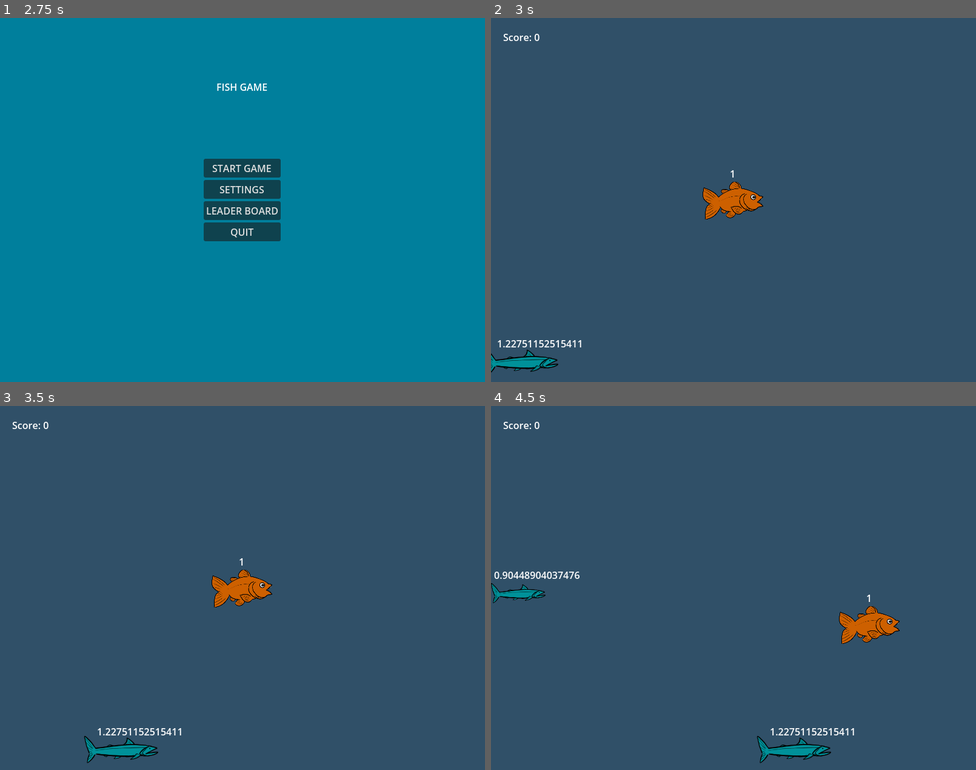
Above: before the commit, frames 1-4 (two rows, left to right).
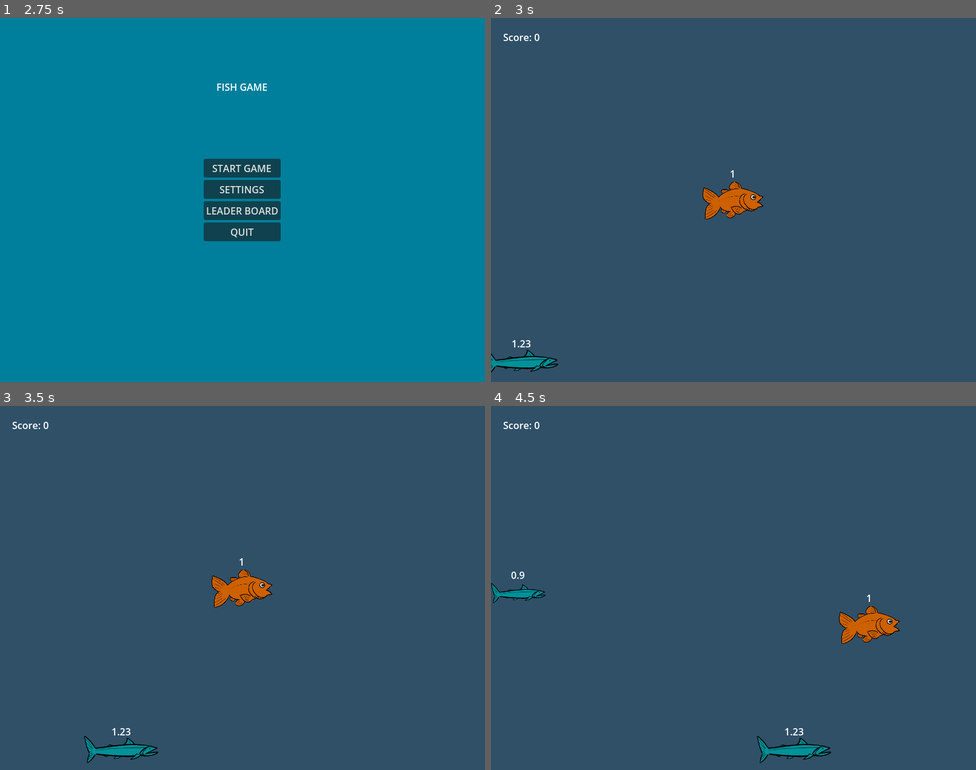
Above: after the commit, the same moments.

Repository: CatNine9/FishGame
Game: Godot game, scene res://UI/MainMenu.tscn
The game is run twice, just before and just after one commit, with the same random seed, the same clock (stepped at 60 frames per second) and the same inputs.
Inputs:
- Up to frame 1 (2.75 s): click "SETTINGS" at 0.5 s; click "OFF/ON" at 1.25 s; click "BACK" at 2 s
- Up to frame 2 (3 s): click "START GAME" at 2.75 s
- Up to frame 3 (3.5 s): no input
- Up to frame 4 (4.5 s): hold Right (ui_right) 3.53-4.28 s; hold Down (ui_down) from 4.28 s (still down)

Frame 1 is identical in both runs. In frame 2, 0.2% of the frame differs, in the area x 1-19%, y 88-91%; in frame 3, 0.2%; in frame 4, 0.4%, in the area x 0-75%, y 45-91%.

Commit message:
Enemy size displayed now rounds to 2 decimal places.

Diff:
--- a/FishGame/Fish/Enemy.gd
+++ b/FishGame/Fish/Enemy.gd
@@ -54,4 +54,4 @@
 
 
 func _on_size_display_delay_timeout():
-	size_label.text = str(collision_shape.scale.x)
+	size_label.text = str(snapped(collision_shape.scale.x, 0.01))
--- a/FishGame/UI/Settings.tscn
+++ b/FishGame/UI/Settings.tscn
@@ -71,5 +71,4 @@
 vertical_alignment = 2
 
 [connection signal="button_down" from="CenterContainer/MenuVbox/HBoxContainer/Toggle" to="." method="_on_toggle_button_down"]
-[connection signal="toggled" from="CenterContainer/MenuVbox/HBoxContainer/Toggle" to="." method="_on_toggle_toggled"]
 [connection signal="button_up" from="CenterContainer/MenuVbox/BackButton" to="." method="_on_back_button_button_up"]
